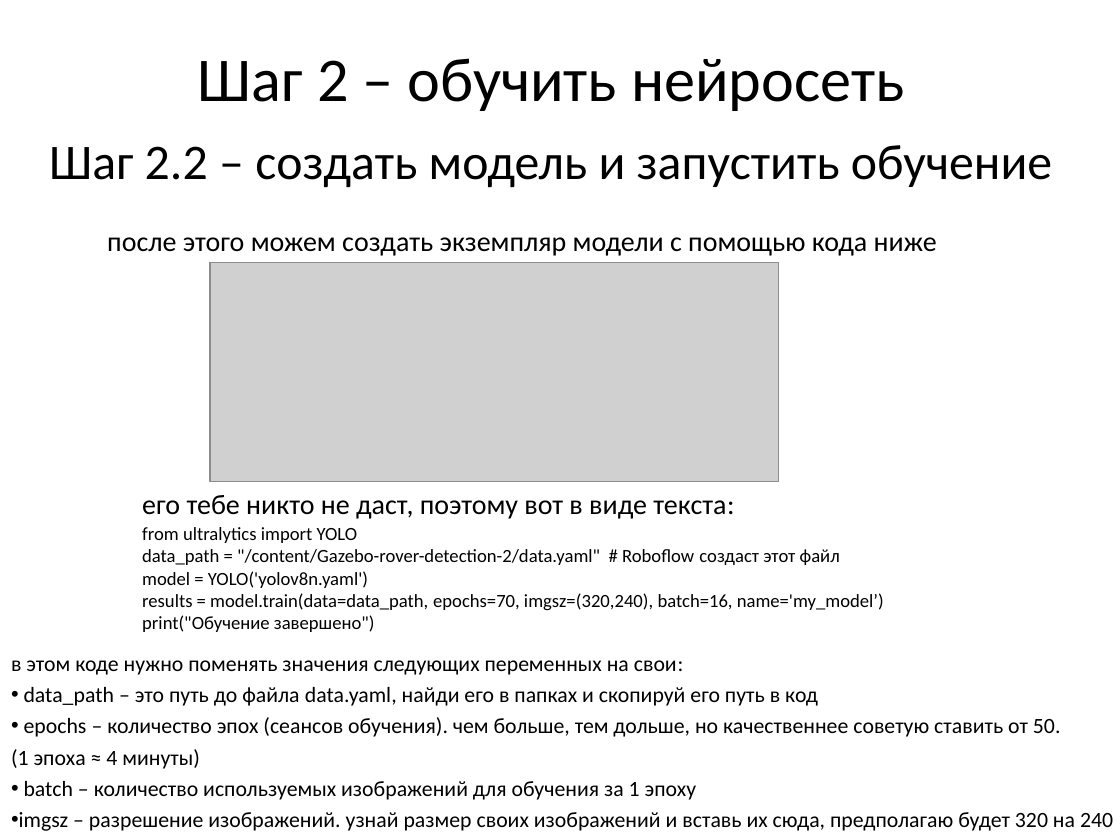
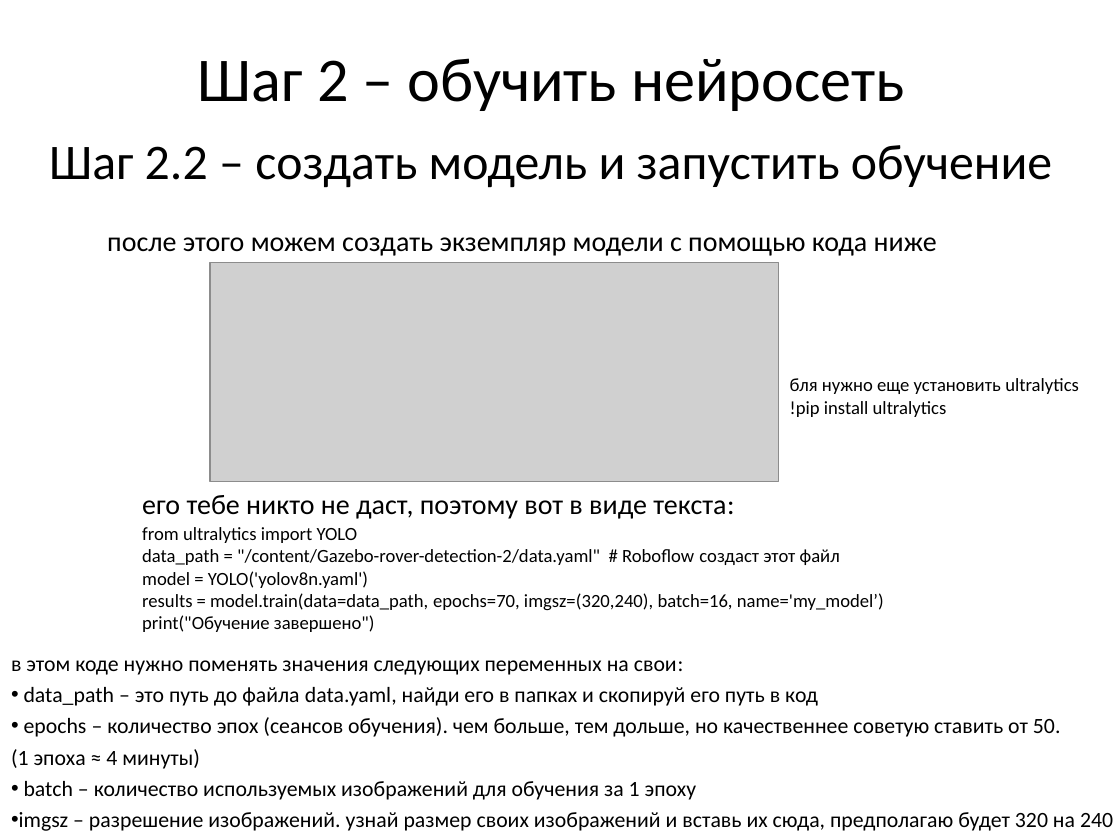
Before and after one commit to BlokkGaming/championship-AI, a slide deck: slide 14 of Инструкция по созданию своей нейросети.pptx. Drawn at 1120x840 pixels with LibreOffice and Linux fonts; fonts in the diff are those of the drawing; grey boxes stand for pictures. Boxes give left, top, right and bottom in pixels: in the first picture for what was removed or moved away, otherwise in the second. Text is boxed around its words. In the diff, an @@ line names an element or a change of style, - is before the commit and + after.

```diff
--- a/Инструкция по созданию своей нейросети.pptx
+++ b/Инструкция по созданию своей нейросети.pptx
@@ text added at (790, 378, 1079, 417), 12 pt, text #000000 @@
+бля нужно еще установить ultralytics
+!pip install ultralytics
```
Also in this commit, not shown: 1 other slide changed.
